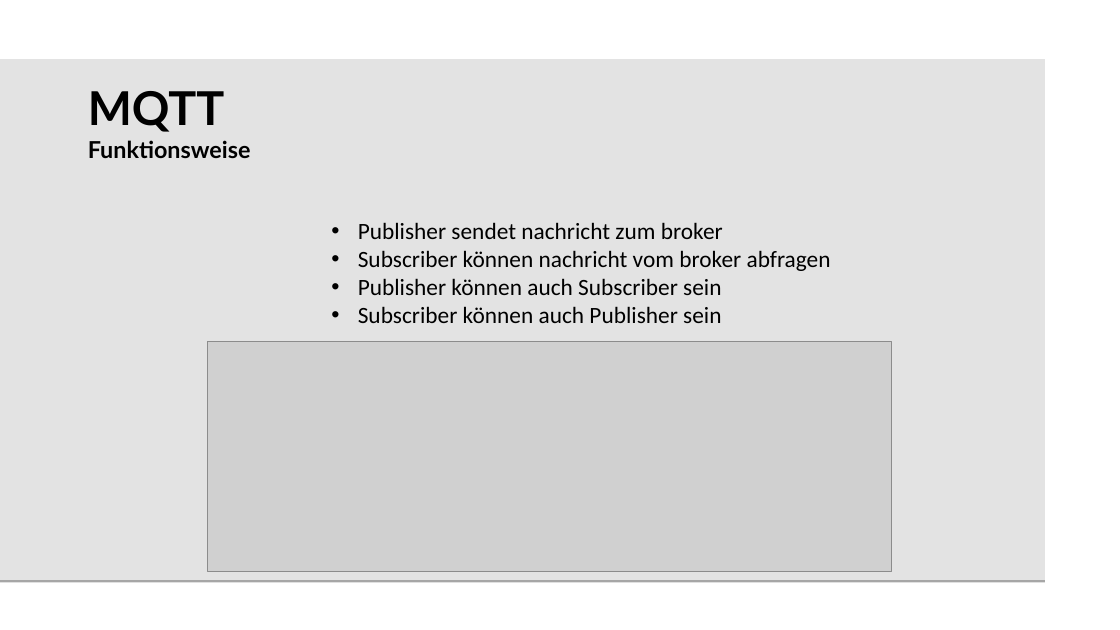
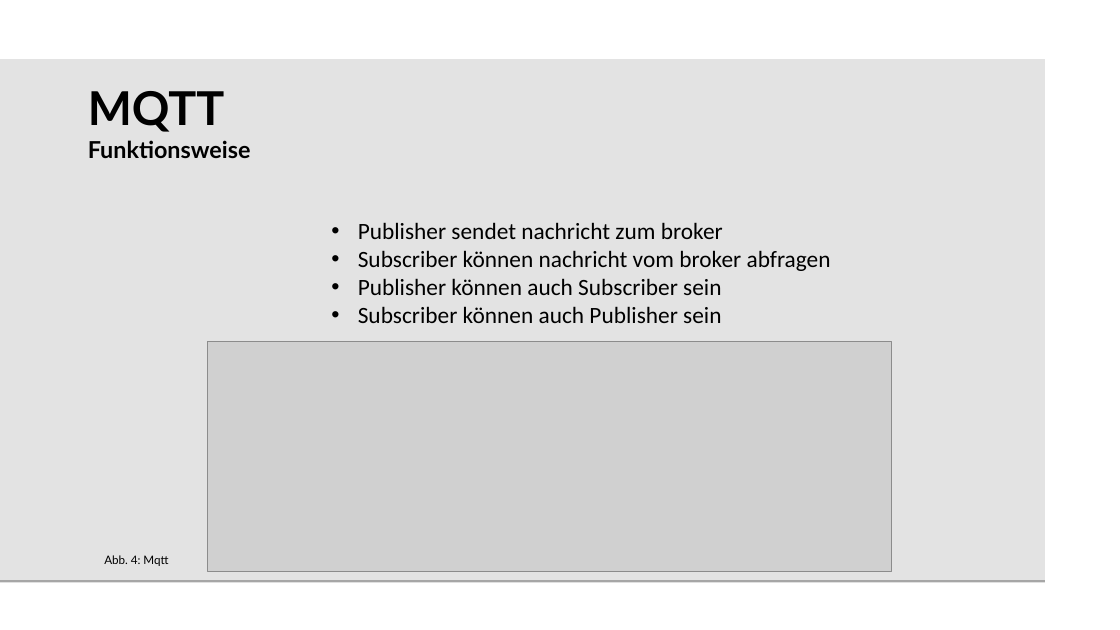
Before and after one commit to elehshl/mqtt_exercise_2021, a slide deck: slide 8 of presentation/MQTT_Exercise.odp. Drawn at 1120x630 pixels with LibreOffice and Linux fonts; fonts in the diff are those of the drawing; grey boxes stand for pictures; background and template pictures are left out. Boxes give left, top, right and bottom in pixels: in the first picture for what was removed or moved away, otherwise in the second. Text is boxed around its words. In the diff, an @@ line names an element or a change of style, - is before the commit and + after.

```diff
--- a/presentation/MQTT_Exercise.odp
+++ b/presentation/MQTT_Exercise.odp
@@ text added at <box>104,555,168,566</box>, 10 pt, text #000000 @@
+Abb. 4: Mqtt
```
Also in this commit, not shown: 4 other slides changed.
